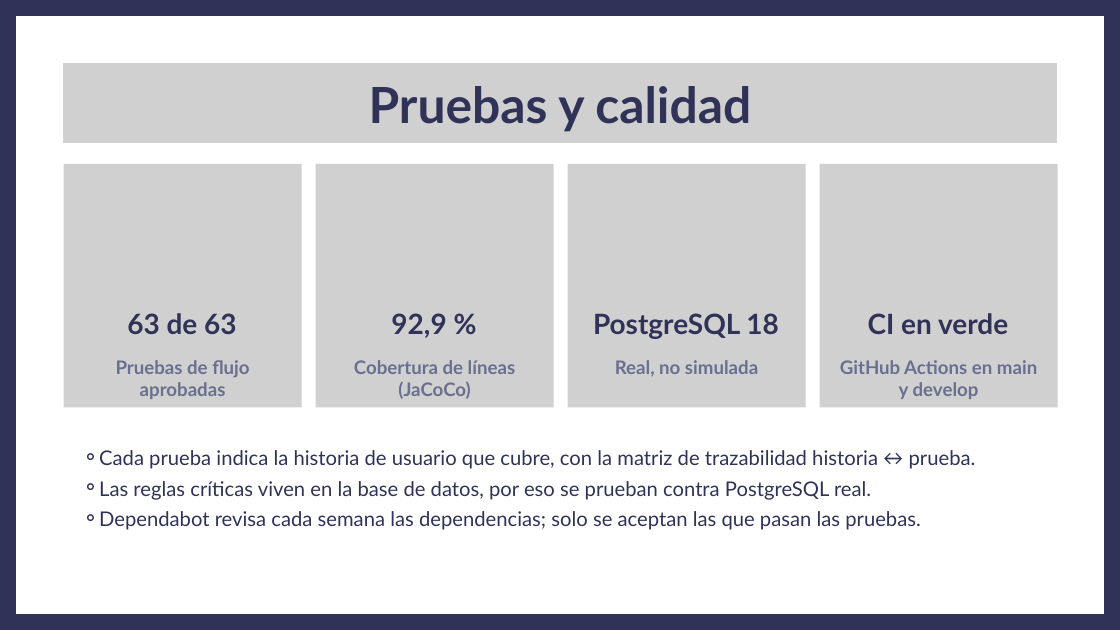
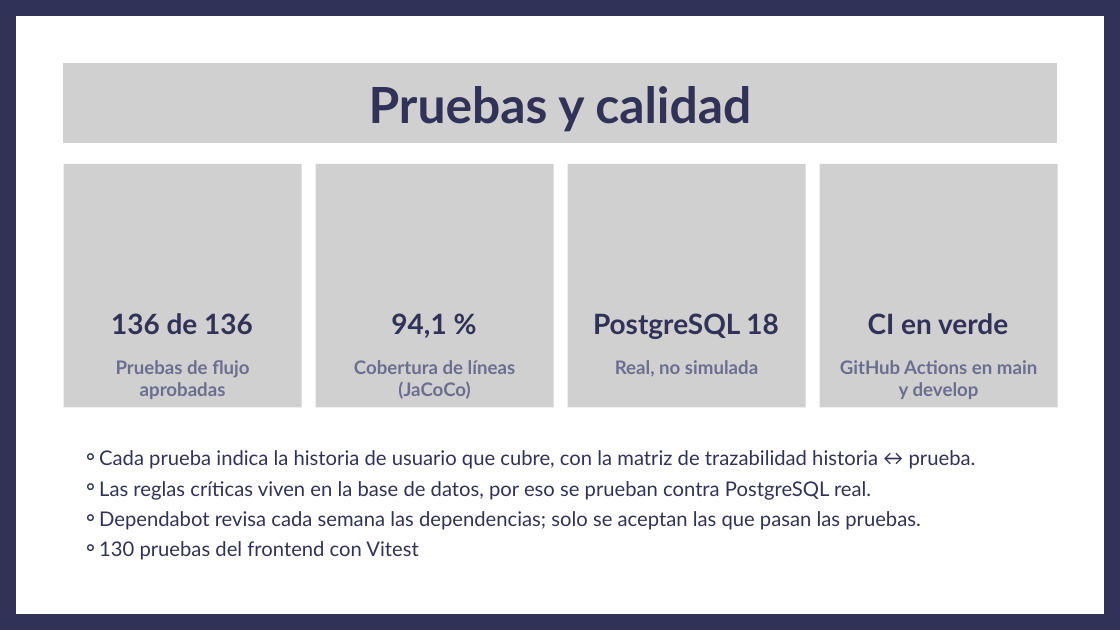
Before and after one commit to ezequielesq/SAN-BERNARDO-MALLEN-GONZALEZ-PTY4614-002D-EQUIPO-3, a slide deck: slide 8 of FASE 2/EVIDENCIAS PROYECTO/PRESENTACIÓN FASE 2 - CAPSTONE.pptx. Drawn at 1120x630 pixels with LibreOffice and Linux fonts; fonts in the diff are those of the drawing; grey boxes stand for pictures. Boxes give left, top, right and bottom in pixels: in the first picture for what was removed or moved away, otherwise in the second. Text is boxed around its words. In the diff, an @@ line names an element or a change of style, - is before the commit and + after.

```diff
--- a/FASE 2/EVIDENCIAS PROYECTO/PRESENTACIÓN FASE 2 - CAPSTONE.pptx
+++ b/FASE 2/EVIDENCIAS PROYECTO/PRESENTACIÓN FASE 2 - CAPSTONE.pptx
@@ text at [111,313,253,334]: text changed @@
-63 de 63
+136 de 136
@@ text at [391,313,446,338]: text changed @@
-92,9 %
+94,1 %
@@ text at [99,541,418,560]: paragraph added @@
+    ⚬ 130 pruebas del frontend con Vitest
```
Also in this commit, not shown: 2 other slides changed, 1 other file.
